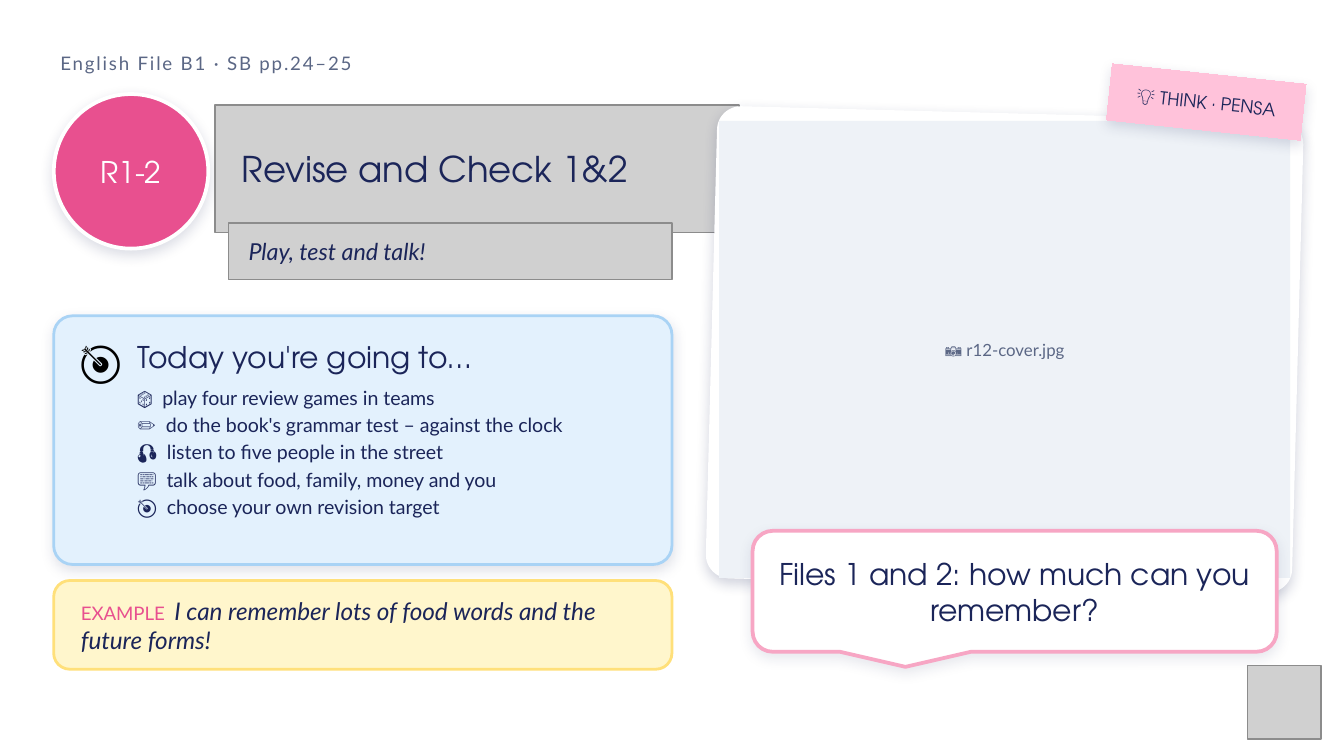
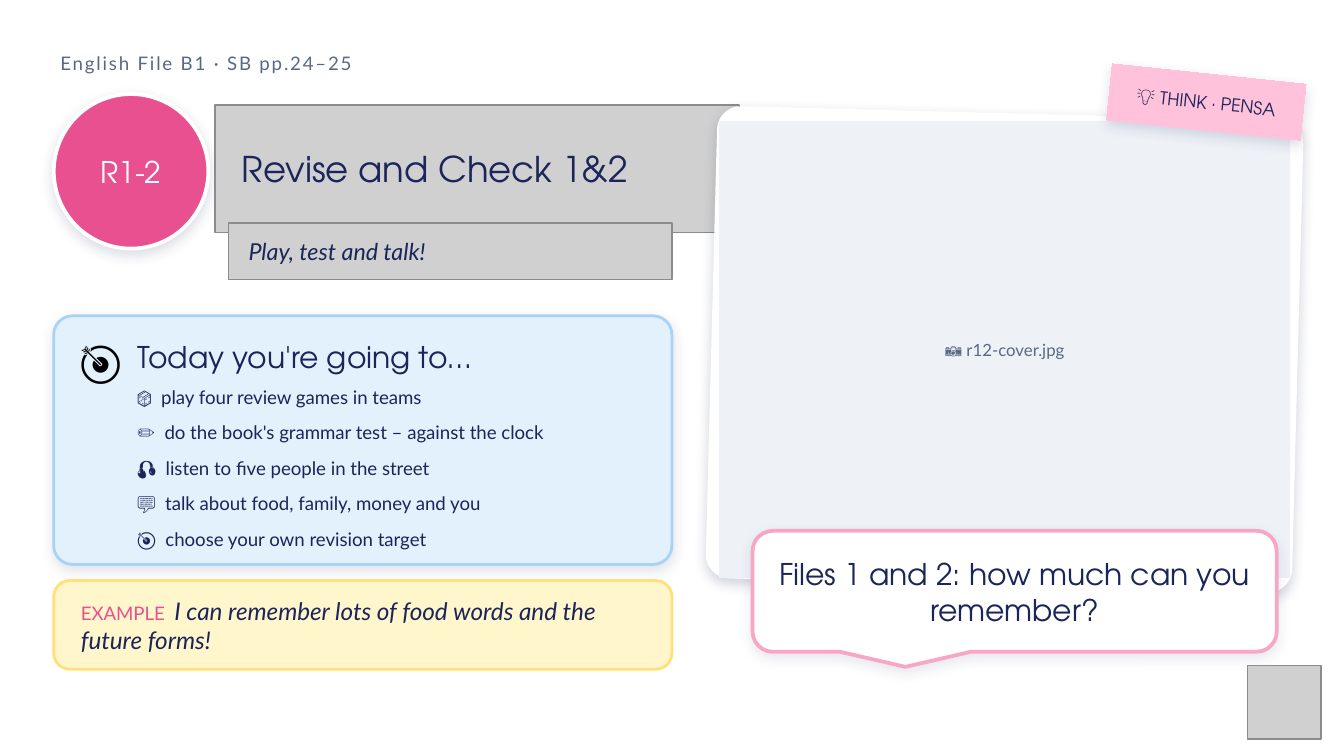
Before and after one commit to londonlanguageschool/Bagheria-, a slide deck: slide 1 of materials/B1/B1_R1-2_Revise_and_Check_1-2.pptx. Drawn at 1344x756 pixels with LibreOffice and Linux fonts; fonts in the diff are those of the drawing; grey boxes stand for pictures; background and template pictures are left out. Boxes give left, top, right and bottom in pixels: in the first picture for what was removed or moved away, otherwise in the second. Text is boxed around its words. In the diff, an @@ line names an element or a change of style, - is before the commit and + after.

```diff
--- a/materials/B1/B1_R1-2_Revise_and_Check_1-2.pptx
+++ b/materials/B1/B1_R1-2_Revise_and_Check_1-2.pptx
@@ text "🎲 play four review games ..." at (x1=161, y1=390, x2=543, y2=550): size 10.5 to 10 pt; more space between paragraphs @@
```
Also in this commit, not shown: 11 other slides changed, 28 other files.
